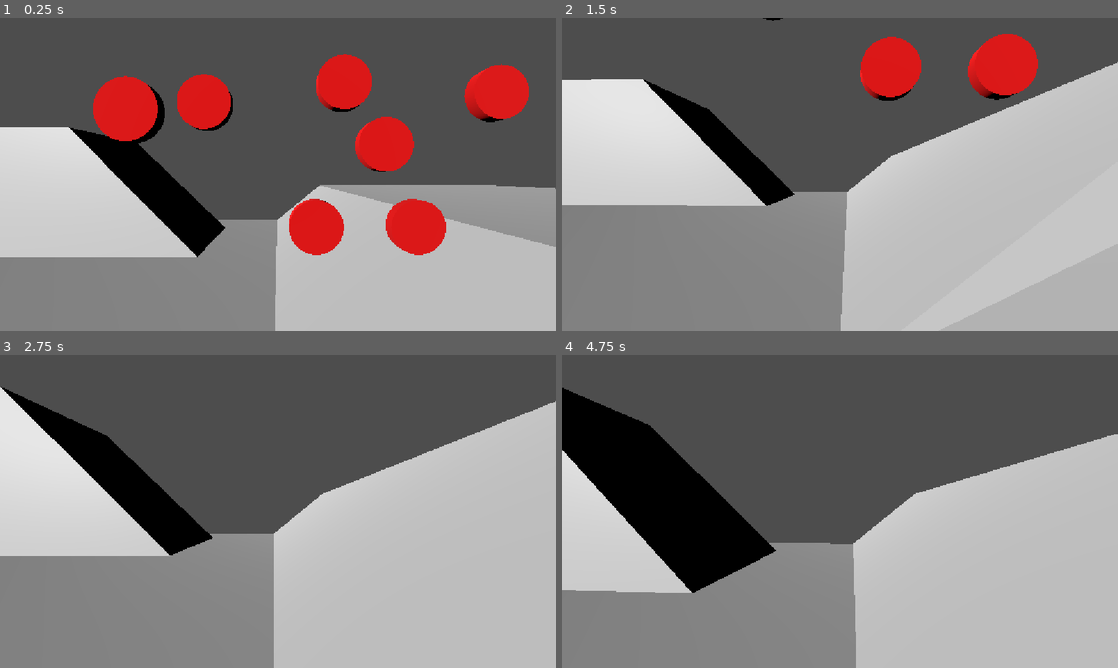
Above: before the commit, frames 1-4 (two rows, left to right).
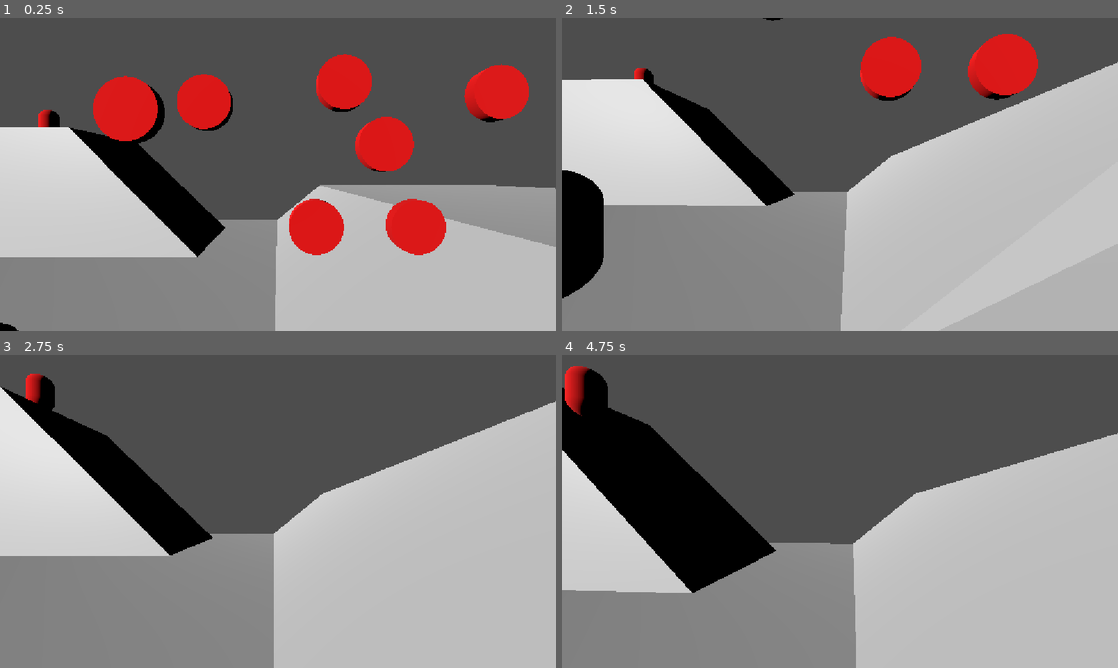
Above: after the commit, the same moments.

Repository: flowerFawn/unnamed-narrative-fps
Game: Godot game, scene res://prototyping/prototype world.tscn
Two runs of this game, one before a commit and one after it. Both use one fixed random seed, a clock stepped at 60 frames per second and the inputs below.
Inputs (mouse positions are in pixels of both pictures, inside the frame that each line leads up to):
- Up to frame 1 (0.25 s): no input
- Up to frame 2 (1.5 s): move the mouse to (867, 174) at 0.52 s; press the mouse at (867, 174) at 0.53 s; hold W (Move Forward) from 0.53 s (still down); tap Space (Jump) at 0.77 s; move the mouse to (812, 174) at 1.27 s; release the mouse at (812, 174) at 1.28 s; tap Shift (Sprint) at 1.35 s
- Up to frame 3 (2.75 s): keep holding W (Move Forward); tap Space (Jump) at 1.52 s; move the mouse to (289, 505) at 2.02 s; press the mouse at (289, 505) at 2.03 s
- Up to frame 4 (4.75 s): keep holding W (Move Forward); move the mouse to (834, 517) at 2.77 s; release the mouse at (834, 517) at 2.78 s; tap Shift (Sprint) at 2.85, 4.35 s; tap Space (Jump) at 3.02, 3.77, 4.52 s; move the mouse to (878, 514) at 3.52 s; press the mouse at (878, 514) at 3.53 s; move the mouse to (795, 508) at 4.27 s; release the mouse at (795, 508) at 4.28 s

The runs differ from the first frame. In frame 1, 0.3% of the frame differs, in the area x 0-11%, y 29-100%; in frame 2, 2.7%, in the area x 0-38%, y 0-90%; in frame 3, 0.5%; in frame 4, 0.9%.

Commit message:
basic 3 enemy modes
The enemy can now position themselves to be within their comfortable shooting range, search for the player when they lose line of sight (by heading to the player's last known location), and stay still (to be implemented as shooting) once within the desired range

Diff:
--- a/enemies/enemy.gd
+++ b/enemies/enemy.gd
@@ -1,8 +1,20 @@
 extends Actor
 class_name Enemy
 
-const SPEED:float = 3
+const SPEED:float = 1.5
+const COMFORTABLE_SHOOTING_DISTANCE_SQUARED:float = 5 ** 2
 
+
+##What the enemy has as its current goal
+enum EnemyMode{
+	SIMPLE_SHOOTING,
+	SIMPLE_POSITIONING,
+	SIMPLE_SEARCHING,
+	STRATEGIC_SHOOTING,
+	STRATEGIC_POSITIONING,
+	RETREATING,
+}
+##What the enemy is currently actually doing
 enum EnemyState {
 	IDLE,
 	SEARCHING,
@@ -14,7 +26,7 @@
 }
 
 
-##The group ofstrategy points this enemy should use. Strategy points are
+##The group of strategy points this enemy should use. Strategy points are
 ##marked points in a level which are valuable for a purpose marked in them
 ##such as cover or shooting positions. This group can be queried for information
 ##about these strategy points
@@ -28,40 +40,82 @@
 ##the enemy will go into airtime. If this ray is still colliding, the enemy
 ##will fall down without going into airtime
 @export var airtime_raycast:RayCast3D
+##Raycast pointed at the player to check for line of sight
+@export var line_of_sight_raycast:RayCast3D
 
 
-##State the enemy is currently in
+##State the enemy is currently in. What the enemy is currently doing
 var state:EnemyState
+##Mode the enemy is currently in. What the enemy has as it's goal currently
+var mode:EnemyMode
 ##Kind of strategy point the enemy would like to be at (such as cover or
 ##shooting position)
 var goal_strategy_type:StrategyPoint.StrategyType
 ##Specific strategy point the enemy wants to move towards
 var goal_strategy_point:StrategyPoint
+##Specific point in global space the enemy wants to move towards
+var goal_point:Vector3
+
+##If the enemy has unbroken line of sight to the player
+var has_line_of_sight:bool
+##Distance from the player, squared to save costs
+var distance_squared_to_player:float
+##Global position of the player at the last frame the enemy had line of sight
+##of the player
+var last_known_player_position:Vector3
+
+
+##If the enemy is currently trying to pathfind to a new position,
+##or is remaining stationary
+var is_pathfinding:bool
+##If the enemy is currently trying to shoot at/attack the player from their
+##current position
+var is_shooting:bool
 
 func _ready() -> void:
-	goal_strategy_point = strategy_points.get_children()[0]
-	state = EnemyState.WALKING
+	set_state(EnemyState.WALKING)
+	set_mode(EnemyMode.SIMPLE_POSITIONING)
 
 
 func _physics_process(delta: float) -> void:
+	gather_info()
+	check_for_mode_change()
 	check_for_state_change()
+	update_pathfinding()
+	print(EnemyState.keys()[state])
+	print(EnemyMode.keys()[mode])
 	match state:
 		EnemyState.WALKING:
 			moving_physics_process(delta)
 		EnemyState.AIRTIME:
 			airtime_physics_process(delta)
+		EnemyState.SHOOTING:
+			shooting_physics_process(delta)
+		EnemyState.IDLE:
+			idle_physics_process(delta)
 	move_and_slide()
 
 func moving_physics_process(delta:float) -> void:
-	pathfinding_agent.target_position = goal_strategy_point.global_position
 	velocity = global_position.direction_to(pathfinding_agent.get_next_path_position())
 	velocity *= SPEED
 	if not is_on_floor():
 		velocity.y = -level.GRAVITY
 
 
+func shooting_physics_process(delta:float) -> void:
+	velocity = Vector3.ZERO
 
 
+func idle_physics_process(delta:float) -> void:
+	velocity = Vector3.ZERO
+
+
+func update_pathfinding() -> void:
+	match mode:
+		EnemyMode.SIMPLE_POSITIONING:
+			pathfinding_agent.target_position = level.player.global_position
+		EnemyMode.SIMPLE_SEARCHING:
+			pathfinding_agent.target_position = last_known_player_position
 
 
 func check_for_state_change() -> void:
@@ -71,6 +125,74 @@
 	if state == EnemyState.AIRTIME:
 		if is_on_floor():
 			set_state(EnemyState.WALKING)
+	if state == EnemyState.WALKING:
+		if not is_pathfinding:
+			if is_shooting:
+				set_state(EnemyState.SHOOTING)
+			else:
+				set_state(EnemyState.IDLE)
+	else: #not walking
+		if is_pathfinding:
+			set_state(EnemyState.WALKING)
+	if state == EnemyState.SHOOTING:
+		if not is_shooting:
+			if is_pathfinding:
+				set_state(EnemyState.SHOOTING)
+			else:
+				set_state(EnemyState.IDLE)
+
+func check_for_mode_change() -> void:
+	if mode == EnemyMode.SIMPLE_POSITIONING:
+		if distance_squared_to_player < COMFORTABLE_SHOOTING_DISTANCE_SQUARED:
+			set_mode(EnemyMode.SIMPLE_SHOOTING)
+		if not has_line_of_sight:
+			set_mode(EnemyMode.SIMPLE_SEARCHING)
+	if mode == EnemyMode.SIMPLE_SEARCHING:
+		if has_line_of_sight:
+			set_mode(EnemyMode.SIMPLE_POSITIONING)
+	if mode == EnemyMode.SIMPLE_SHOOTING:
+		if not has_line_of_sight:
+			set_mode(EnemyMode.SIMPLE_SEARCHING)
+		elif COMFORTABLE_SHOOTING_DISTANCE_SQUARED < distance_squared_to_player:
+			set_mode(EnemyMode.SIMPLE_POSITIONING)
+
+
+
+func gather_info() -> void:
+	update_line_of_sight()
+	update_player_distance()
+	update_known_player_position()
+
+
+func update_line_of_sight() -> void:
+	line_of_sight_raycast.target_position = level.player.global_position - global_position
+	has_line_of_sight = not line_of_sight_raycast.is_colliding()
+
+
+func update_player_distance() -> void:
+	distance_squared_to_player = global_position.distance_squared_to(level.player.global_position)
+
+
+func update_known_player_position() -> void:
+	if has_line_of_sight:
+		last_known_player_position = level.player.global_position
+
 
 func set_state(new_state:EnemyState) -> void:
 	state = new_state
+
+
+func set_mode(new_mode:EnemyMode) -> void:
+	mode = new_mode
+	match new_mode:
+		EnemyMode.SIMPLE_SHOOTING:
+			is_pathfinding = false
+			is_shooting = true
+		EnemyMode.SIMPLE_POSITIONING:
+			is_pathfinding = true
+			is_shooting = true
+			goal_point = level.player.global_position
+		EnemyMode.SIMPLE_SEARCHING:
+			is_pathfinding = true
+			is_shooting = false
+			goal_point = last_known_player_position
--- a/enemies/enemy.tscn
+++ b/enemies/enemy.tscn
@@ -12,10 +12,11 @@
 material = SubResource("StandardMaterial3D_y8mhm")
 height = 1.8
 
-[node name="Enemy" type="CharacterBody3D" unique_id=680560556 node_paths=PackedStringArray("pathfinding_agent", "airtime_raycast")]
+[node name="Enemy" type="CharacterBody3D" unique_id=680560556 node_paths=PackedStringArray("pathfinding_agent", "airtime_raycast", "line_of_sight_raycast")]
 script = ExtResource("1_fw1ev")
 pathfinding_agent = NodePath("NavigationAgent3D")
 airtime_raycast = NodePath("AirtimeRaycast")
+line_of_sight_raycast = NodePath("LOSRaycast")
 
 [node name="CollisionShape3D" type="CollisionShape3D" parent="." unique_id=60541016]
 shape = SubResource("CapsuleShape3D_vmthy")
@@ -28,3 +29,6 @@
 
 [node name="AirtimeRaycast" type="RayCast3D" parent="." unique_id=429091408]
 target_position = Vector3(0, -2, 0)
+
+[node name="LOSRaycast" type="RayCast3D" parent="." unique_id=1599567930]
+transform = Transform3D(1, 0, 0, 0, 1, 0, 0, 0, 1, 0, 0.60703266, 0)
--- a/prototyping/prototype world.tscn
+++ b/prototyping/prototype world.tscn
@@ -153,10 +153,35 @@
 [node name="NavigationRegion3D" type="NavigationRegion3D" parent="." unique_id=1095681891]
 navigation_mesh = SubResource("NavigationMesh_vmthy")
 
-[node name="Enemy" parent="." unique_id=680560556 node_paths=PackedStringArray("level", "strategy_points") instance=ExtResource("4_8e06d")]
+[node name="Enemy" parent="." unique_id=680560556 node_paths=PackedStringArray("strategy_points", "level") instance=ExtResource("4_8e06d")]
 transform = Transform3D(1, 0, 0, 0, 1, 0, 0, 0, 1, 8.391113, 0.64182127, 2.2926025)
+strategy_points = NodePath("../Node3D")
 level = NodePath("..")
+
+[node name="Enemy2" parent="." unique_id=139700930 node_paths=PackedStringArray("strategy_points", "level") instance=ExtResource("4_8e06d")]
+transform = Transform3D(1, 0, 0, 0, 1, 0, 0, 0, 1, 8.391113, 0.64182127, 5.652597)
 strategy_points = NodePath("../Node3D")
+level = NodePath("..")
+
+[node name="Enemy3" parent="." unique_id=484134852 node_paths=PackedStringArray("strategy_points", "level") instance=ExtResource("4_8e06d")]
+transform = Transform3D(1, 0, 0, 0, 1, 0, 0, 0, 1, 8.391113, 0.64182127, -3.6781135)
+strategy_points = NodePath("../Node3D")
+level = NodePath("..")
+
+[node name="Enemy4" parent="." unique_id=1660208955 node_paths=PackedStringArray("strategy_points", "level") instance=ExtResource("4_8e06d")]
+transform = Transform3D(1, 0, 0, 0, 1, 0, 0, 0, 1, -5.526019, -2.920396, -3.6781135)
+strategy_points = NodePath("../Node3D")
+level = NodePath("..")
+
+[node name="Enemy5" parent="." unique_id=874814355 node_paths=PackedStringArray("strategy_points", "level") instance=ExtResource("4_8e06d")]
+transform = Transform3D(1, 0, 0, 0, 1, 0, 0, 0, 1, -16.089836, -2.920396, -0.20543432)
+strategy_points = NodePath("../Node3D")
+level = NodePath("..")
+
+[node name="Enemy6" parent="." unique_id=2030660698 node_paths=PackedStringArray("strategy_points", "level") instance=ExtResource("4_8e06d")]
+transform = Transform3D(1, 0, 0, 0, 1, 0, 0, 0, 1, -16.089836, 4.0948534, -14.119246)
+strategy_points = NodePath("../Node3D")
+level = NodePath("..")
 
 [node name="Node3D" type="Node3D" parent="." unique_id=1383317547]
 script = ExtResource("6_vpdsa")
Not shown, changed: prototyping/placeholder arena 2.glb.import
